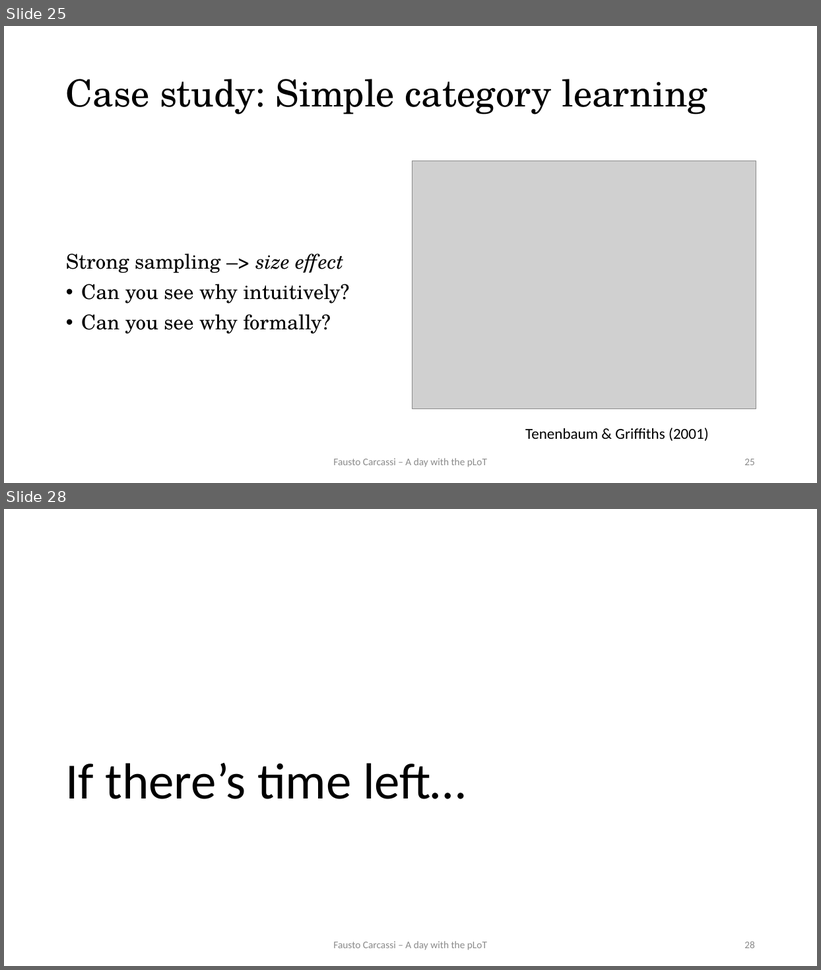
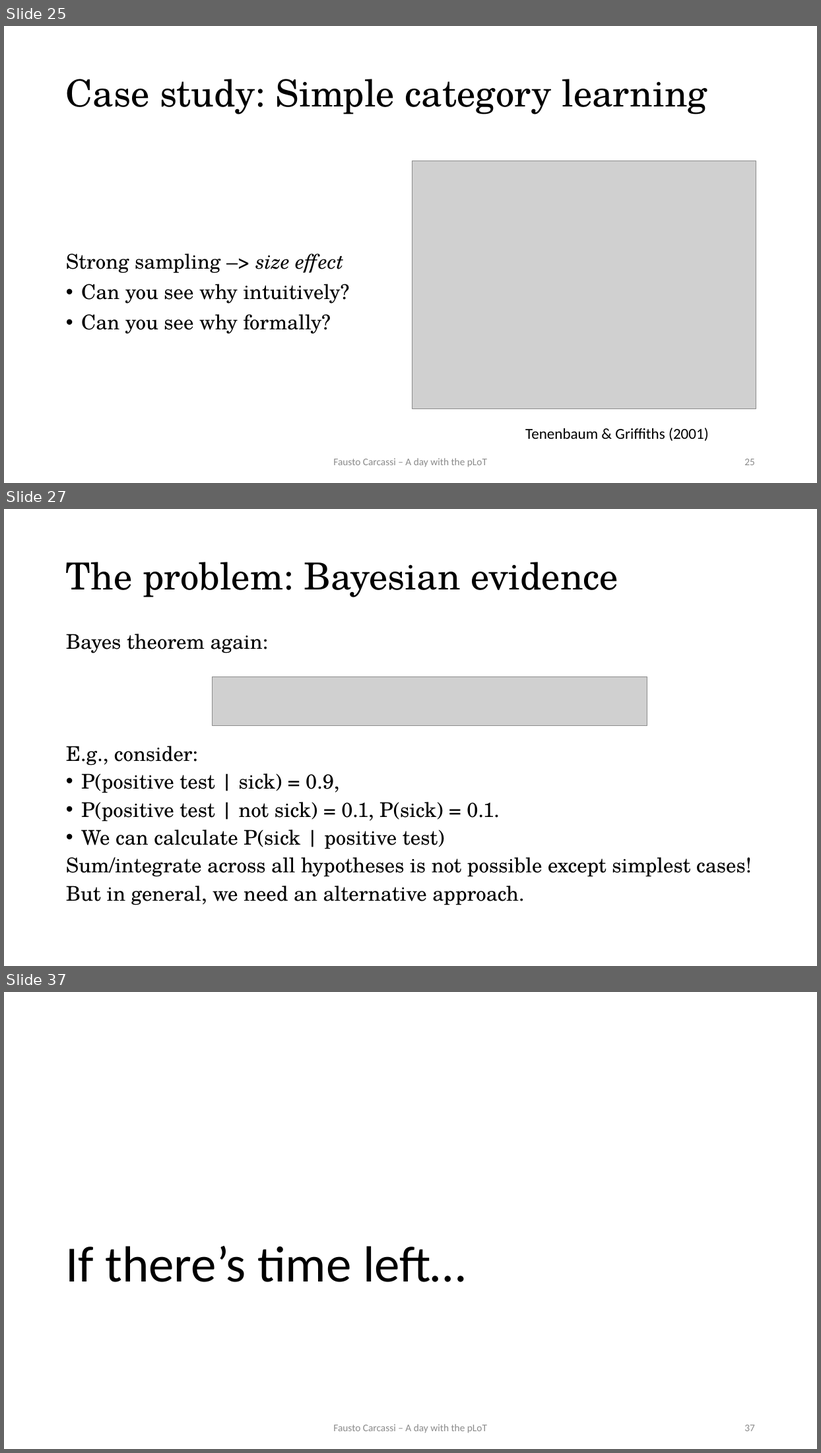
Before and after one commit to thelogicalgrammar/pLoT_workshop, a slide deck: book/lectures/2.pptx. Shown one above the other, each under a label of ours: slides 25 and 28 before the commit, slides 25, 27 and 37 after it; the slides between them are not shown. The pictures are 821x970 and 821x1453 pixels, drawn with LibreOffice and Linux fonts; fonts in the diff are those of the drawing; grey boxes stand for pictures. Boxes give left, top, right and bottom in pixels: in the first picture for what was removed or moved away, otherwise in the second. Text is boxed around its words. In the diff, an @@ line names an element or a change of style, - is before the commit and + after.

```diff
--- a/book/lectures/2.pptx
+++ b/book/lectures/2.pptx
@@ slide 27 added at (4, 509, 817, 966), background #FFFFFF @@
@@ title added at (66, 562, 618, 597), 44 pt, text #000000 @@
+The problem: Bayesian evidence
@@ text added at (66, 634, 752, 906), 24 pt, text #000000 @@
+Bayes theorem again:
+E.g., consider:
+• P(positive test | sick) = 0.9,
+• P(positive test | not sick) = 0.1, P(sick) = 0.1.
+• We can calculate P(sick | positive test)
+Sum/integrate across all hypotheses is not possible except simplest cases!
+But in general, we need an alternative approach.
@@ picture added at (213, 677, 648, 726) @@
@@ what was slide 28 is now slide 37 @@
@@ page number at (745, 1425, 755, 1432): text changed @@
-28
+37
```
Also in this commit, not shown: 4 slides changed, 9 other slides added, 8 other files.
